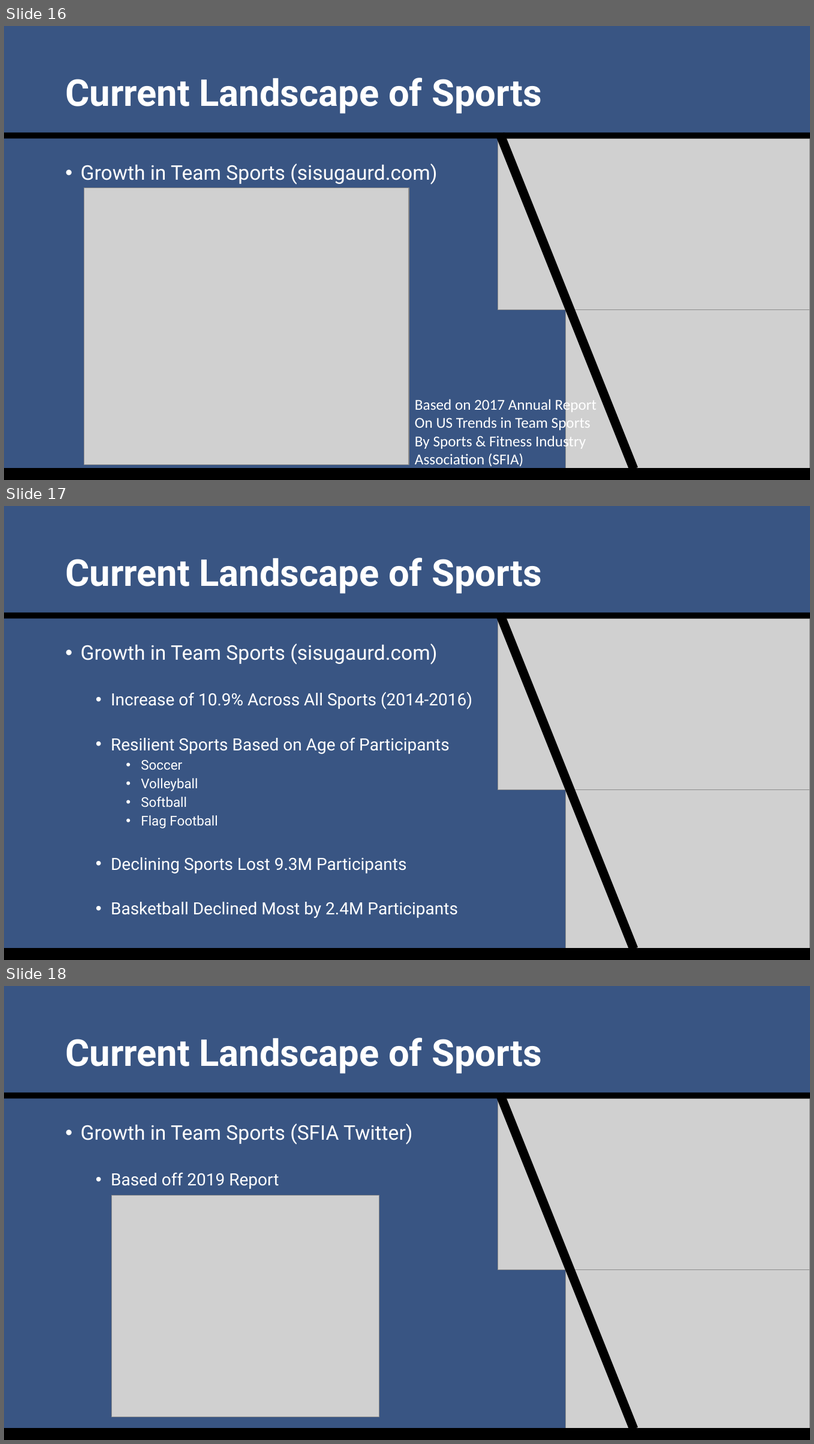
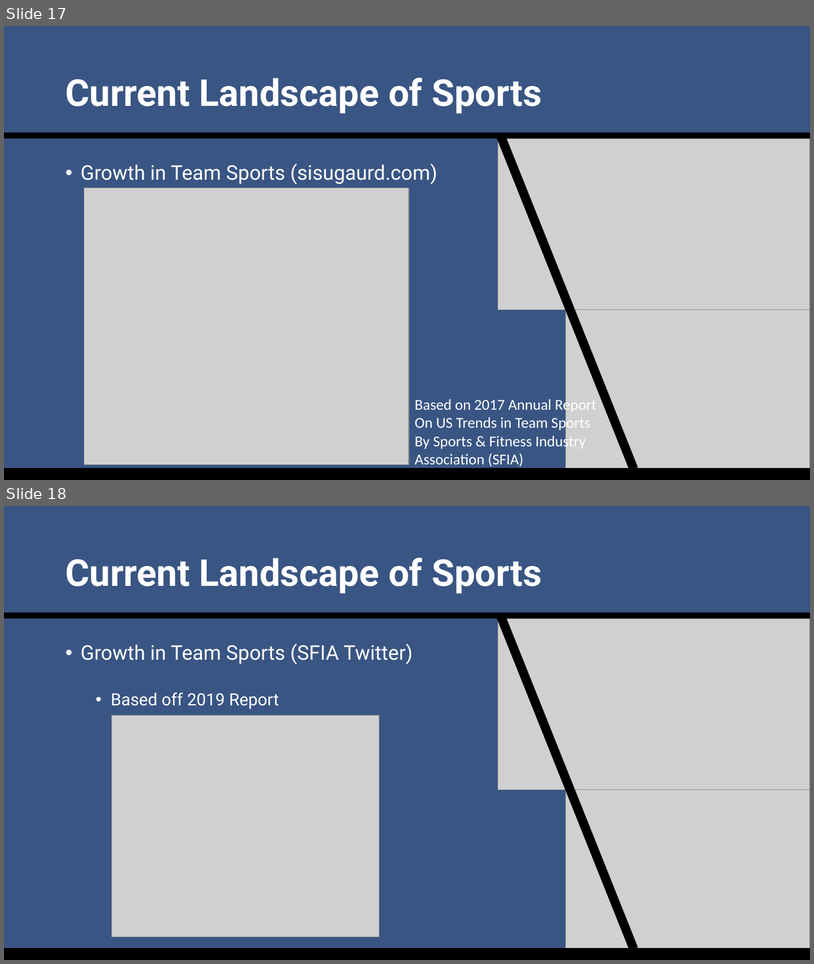
Before and after one commit to SuperMarioGiacomazzo/STOR538_WEBSITE, a slide deck: Slides/Sports Analytics 1/Sports_Analytics_1_Lecture.pptx. Shown one above the other, each under a label of ours: slides 16, 17 and 18 before the commit, slides 17 and 18 after it. The pictures are 814x1444 and 814x964 pixels, drawn with LibreOffice and Linux fonts; fonts in the diff are those of the drawing; grey boxes stand for pictures. Boxes give left, top, right and bottom in pixels: in the first picture for what was removed or moved away, otherwise in the second. Text is boxed around its words. In the diff, an @@ line names an element or a change of style, - is before the commit and + after.

```diff
--- a/Slides/Sports Analytics 1/Sports_Analytics_1_Lecture.pptx
+++ b/Slides/Sports Analytics 1/Sports_Analytics_1_Lecture.pptx
@@ slide 17 removed at [4,506,810,960], background #395583 @@
@@ title removed at [65,558,542,594] @@
-Current Landscape of Sports
@@ rectangle removed at [4,612,810,619] @@
@@ rectangle removed at [496,612,638,951] @@
@@ picture removed at [498,619,810,790] @@
@@ text removed at [81,643,473,918] @@
-• Growth in Team Sports (sisugaurd.com)
-  • Increase of 10.9% Across All Sports (2014-2016)
-  • Resilient Sports Based on Age of Participants
-    • Soccer
-    • Volleyball
-    • Softball
-    • Flag Football
-  • Declining Sports Lost 9.3M Participants
-  • Basketball Declined Most by 2.4M Participants
@@ picture removed at [566,789,810,960] @@
@@ rectangle removed at [4,948,810,960] @@
@@ what was slide 16 is now slide 17 @@
```
Also in this commit, not shown: 10 slides changed, 2 slides added, 3 other slides removed, 12 other files.
